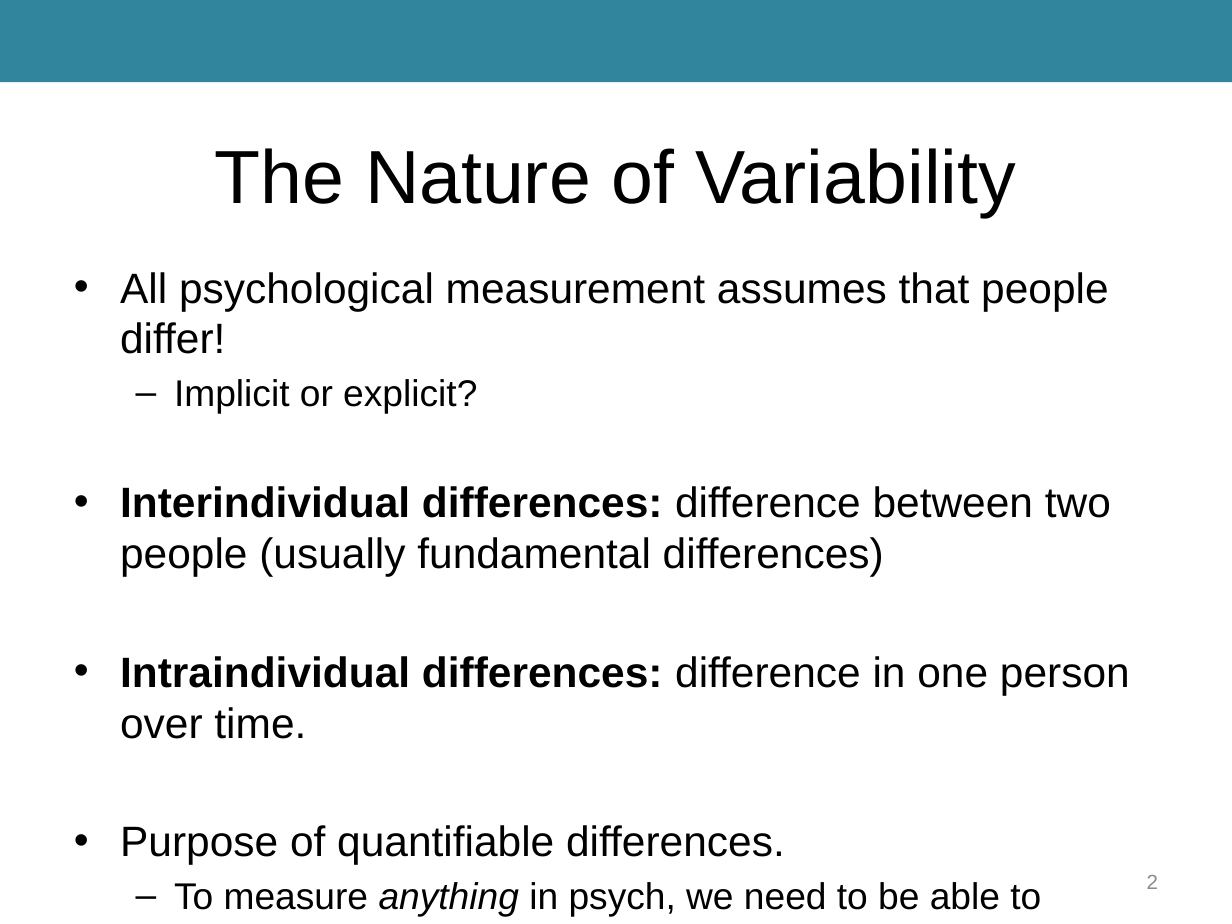
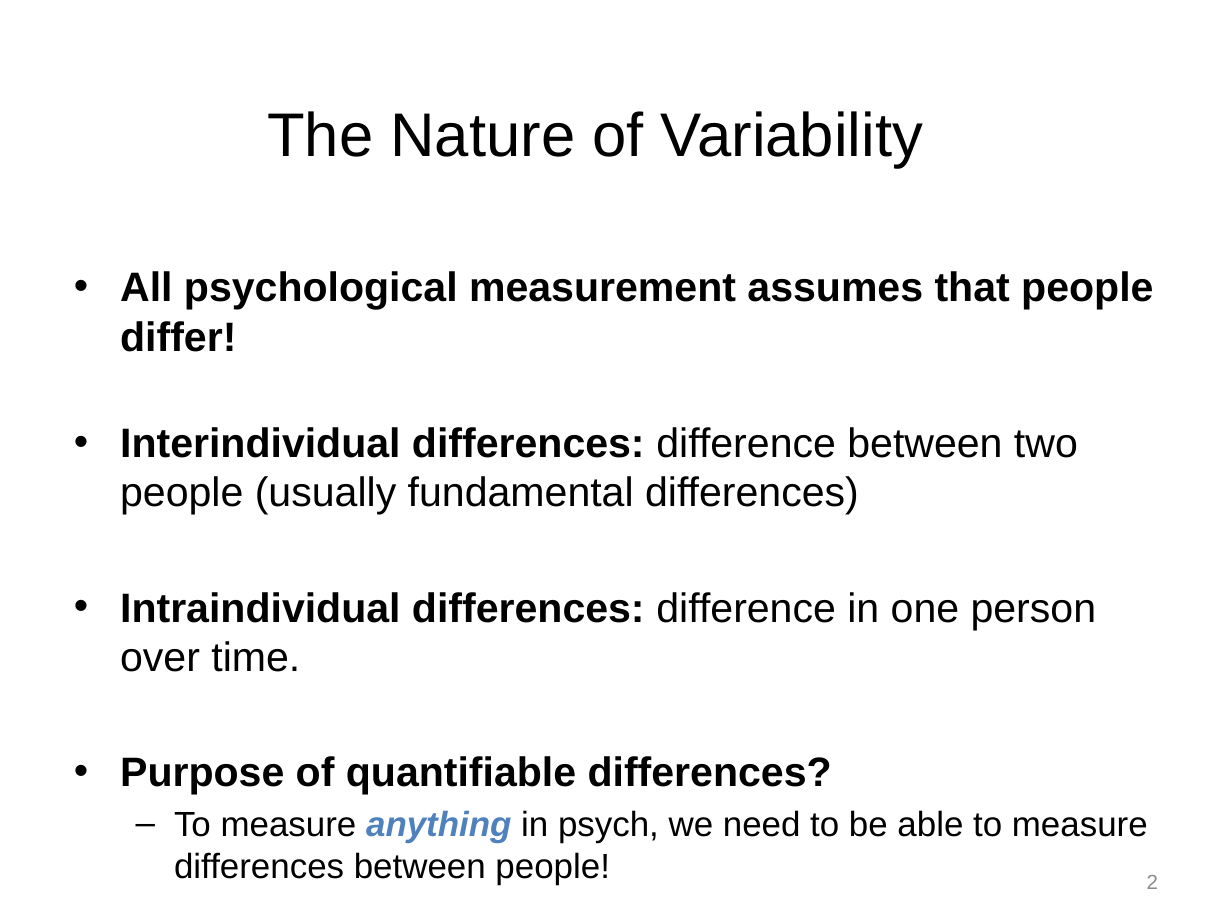
Before and after one commit to npm27/Teaching-Materials, a slide deck: slide 2 of Tests and Eval/Slides/3 Chapter 3.pptx. Drawn at 1232x924 pixels with LibreOffice and Linux fonts; fonts in the diff are those of the drawing. Boxes give left, top, right and bottom in pixels: in the first picture for what was removed or moved away, otherwise in the second. Text is boxed around its words. In the diff, an @@ line names an element or a change of style, - is before the commit and + after.

Commit message:
Update Tests and Measures

```diff
--- a/Tests and Eval/Slides/3 Chapter 3.pptx
+++ b/Tests and Eval/Slides/3 Chapter 3.pptx
@@ rectangle removed at <box>0,0,1232,83</box> @@
@@ title "The Nature of Variability": place and size @@
-title "The Nature of Variability" at <box>215,148,1016,217</box>
+title "The Nature of Variability" at <box>267,111,923,168</box>
@@ title "The Nature of Variability" at <box>267,111,923,168</box>: size 44 to 36 pt @@
@@ text at <box>120,271,1153,885</box>: size 24.8 to 24.1 pt in "All psychological measurement assumes that people differ!", "Interindividual differences: difference between two people ( ...", "Intraindividual differences: difference in one person over ..."; bold on in "All psychological measurement assumes that people differ!", "anything"; size 21.7 to 20.4 pt in "To measure anything in psych, we need ..."; text colour #000000 to #4F81BD in "anything" @@
@@ text at <box>174,379,477,413</box>: paragraph removed @@
-  – Implicit or explicit?
@@ text at <box>120,756,832,795</box>: text changed; size 24.8 to 24.1 pt; bold on @@
-• Purpose of quantifiable differences.
+• Purpose of quantifiable differences?
```
Also in this commit, not shown: 22 other slides changed, 2 slides added, 1 slide removed, 9 other files.
